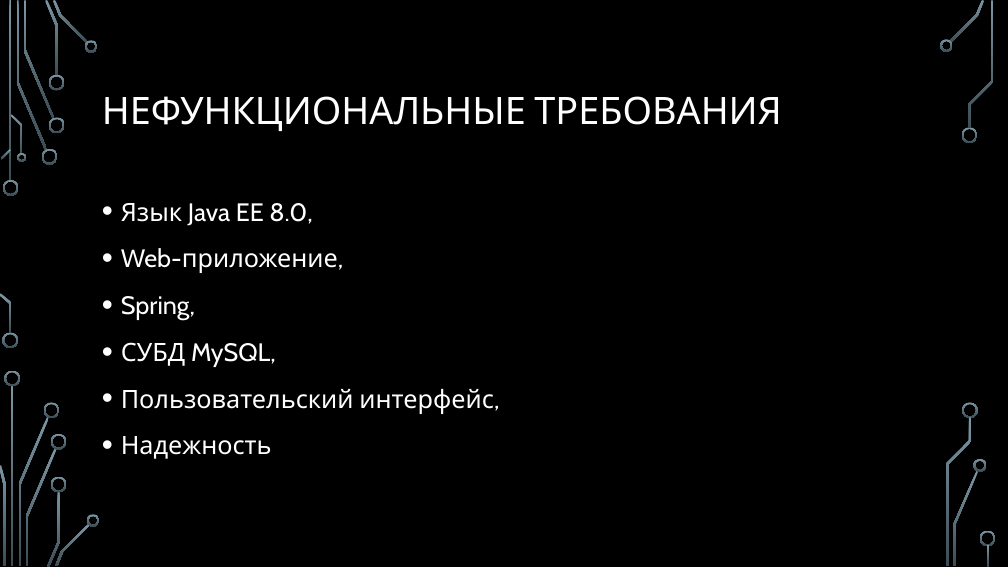
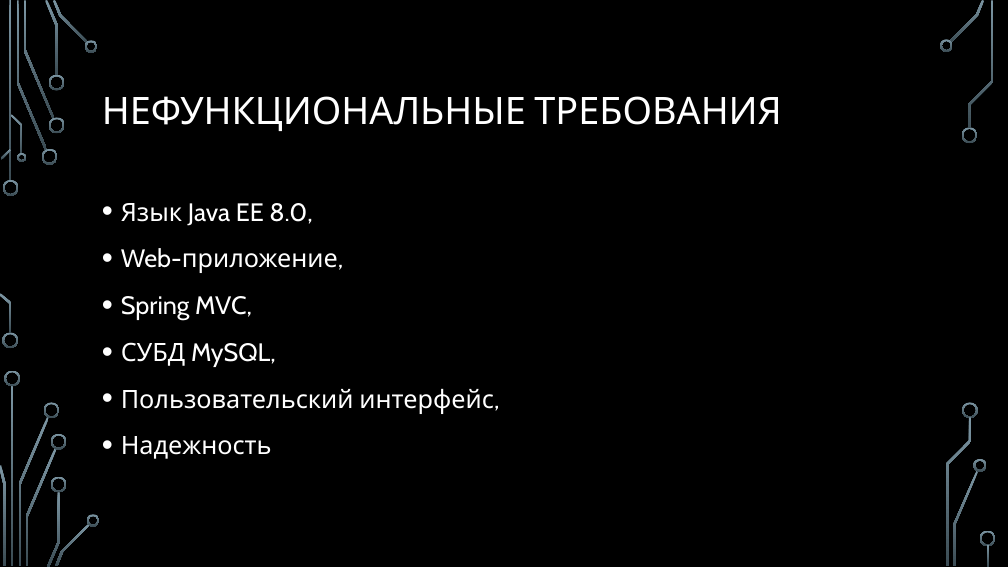
Before and after one commit to amphyzale/Distributed-Software-Systems, a slide deck: slide 7 of Course-Project/Car Crash Today End.pptx. Drawn at 1008x567 pixels with LibreOffice and Linux fonts; fonts in the diff are those of the drawing; background and template pictures are left out. Boxes give left, top, right and bottom in pixels: in the first picture for what was removed or moved away, otherwise in the second. Text is boxed around its words. In the diff, an @@ line names an element or a change of style, - is before the commit and + after.

```diff
--- a/Course-Project/Car Crash Today End.pptx
+++ b/Course-Project/Car Crash Today End.pptx
@@ text at box(121, 296, 252, 320): text changed @@
-• Spring,
+• Spring MVC,
```
Also in this commit, not shown: 6 other slides changed, 1 slide added, 1 other file.
